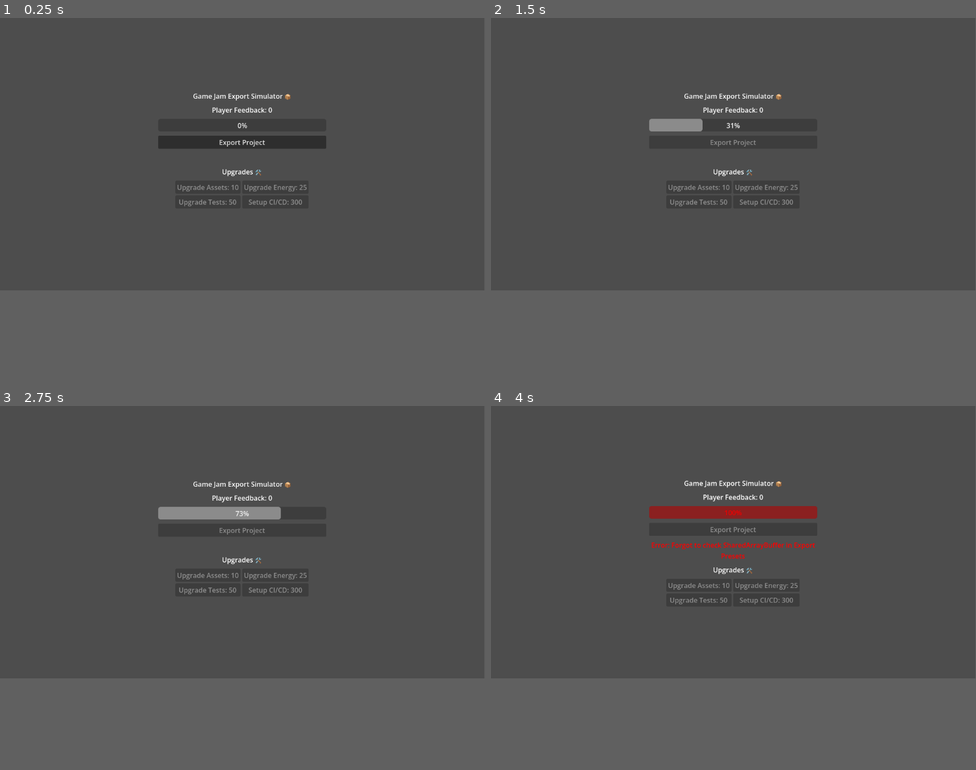
Above: before the commit, frames 1-4 (two rows, left to right).
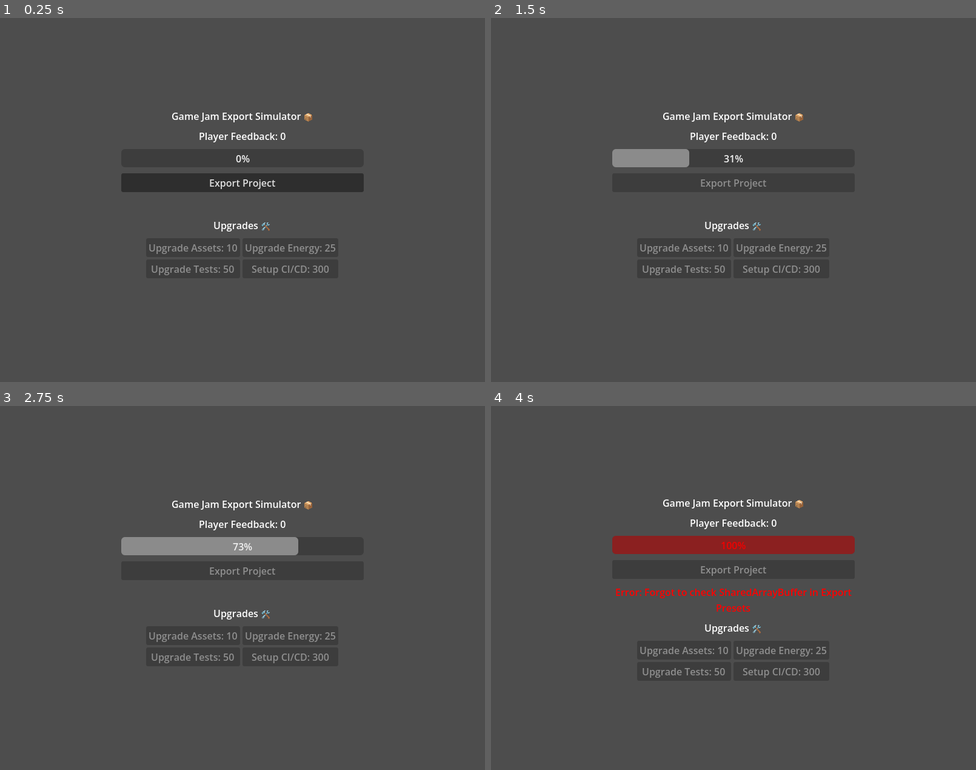
Above: after the commit, the same moments.

Repository: Bogay/crunchtime-export-simulator
Game: Godot game, scene res://scenes/Main.tscn
Same seed, same stepped clock (60 frames per second), same inputs: the game is played once before the commit and once after it.
Inputs (mouse positions are in pixels of both pictures, inside the frame that each line leads up to):
- Up to frame 1 (0.25 s): no input
- Up to frame 2 (1.5 s): click "Export Project" at 0.5 s; tap Enter at 1.25 s; move the mouse to (840, 141) at 1.27 s; hold Shift from 1.28 s (still down); click (840, 141) at 1.42 s
- Up to frame 3 (2.75 s): release Shift at 2 s; drag from (145, 555) to (218, 595) at 2.02 s
- Up to frame 4 (4 s): move the mouse to (782, 482) at 2.77 s; tap Ctrl at 2.85 s; click (782, 482) at 2.92 s; drag from (709, 595) to (588, 500) at 3.52 s
In our replay, the window is 799x449 before the commit and 800x600 after it. These sizes can differ from the game's own. Grey fills any space a smaller window leaves; there, only what the larger window draws over its background counts as a difference.

The runs differ from the first frame. In frame 1, 4.6% of the frame differs, in the area x 25-75%, y 20-71%; in frame 2, 3.0%; in frame 3, 4.4%; in frame 4, 5.9%, in the area x 25-75%, y 20-75%.

Commit message:
style: adjust display setting
smaller resolutions, don't stretch

Diff:
--- a/project.godot
+++ b/project.godot
@@ -15,6 +15,13 @@
 config/features=PackedStringArray("4.6", "GL Compatibility")
 config/icon="res://icon.svg"
 
+[display]
+
+window/size/viewport_width=800
+window/size/viewport_height=600
+window/size/resizable=false
+window/stretch/mode="canvas_items"
+
 [physics]
 
 3d/physics_engine="Jolt Physics"
